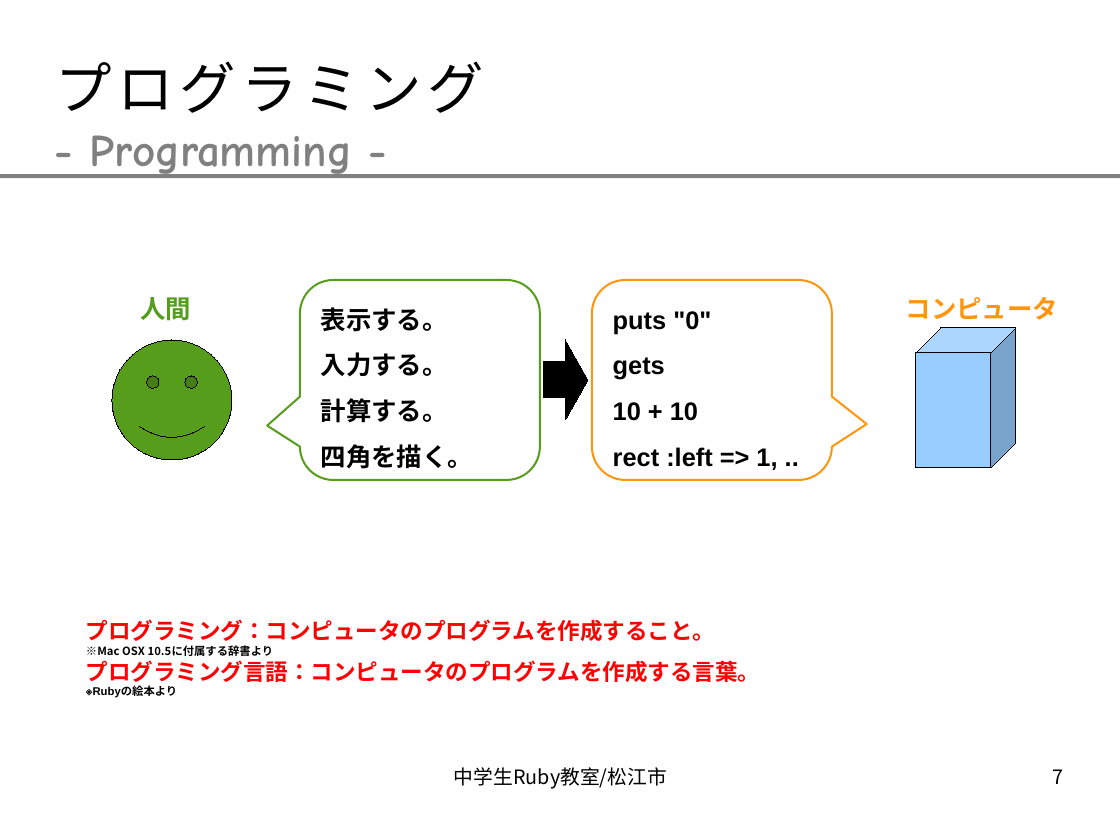
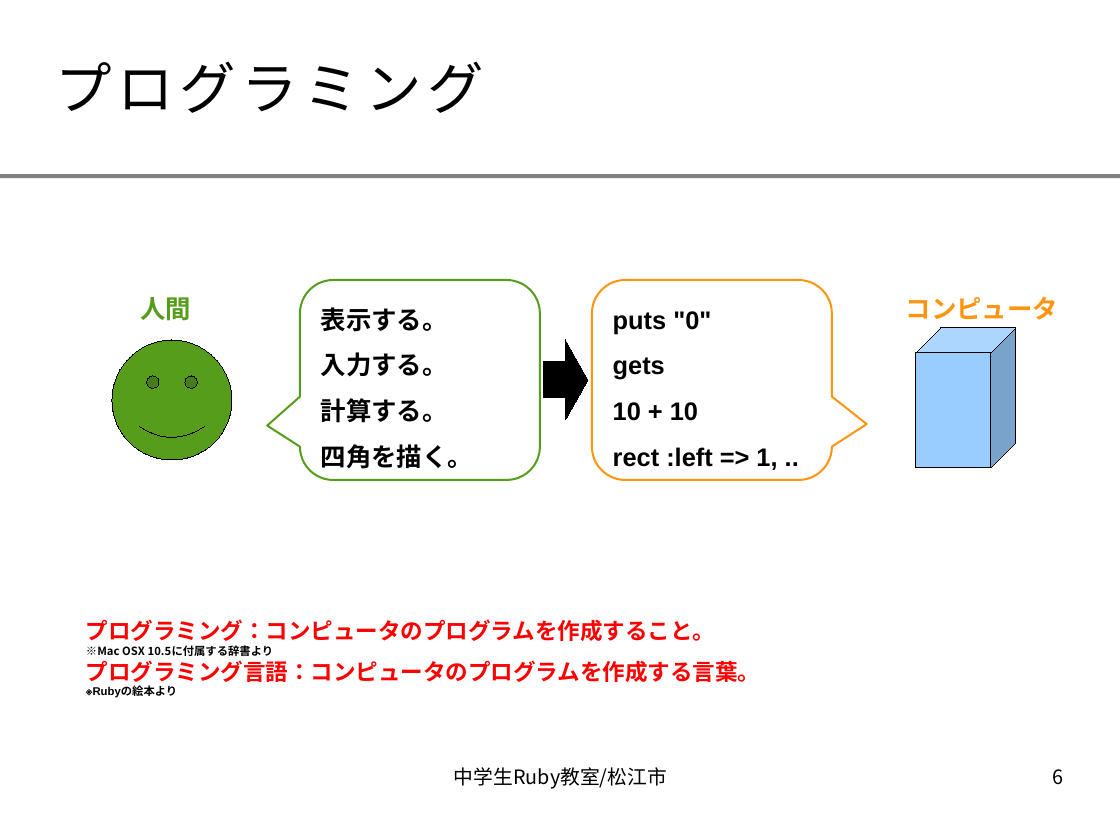
Before and after one commit to smalruby/ruby-school-mjh, a slide deck: slide 6 of mac/doc/text.odp (slide 7 before the commit). Drawn at 1120x840 pixels with LibreOffice and Linux fonts; fonts in the diff are those of the drawing; background and template pictures are left out. Boxes give left, top, right and bottom in pixels: in the first picture for what was removed or moved away, otherwise in the second. Text is boxed around its words. In the diff, an @@ line names an element or a change of style, - is before the commit and + after.

```diff
--- a/mac/doc/text.odp
+++ b/mac/doc/text.odp
@@ text removed at bbox=[90, 135, 353, 178] @@
-- Programming -
@@ page number at bbox=[1053, 769, 1064, 785]: text changed @@
-7
+6
```
Also in this commit, not shown: 9 other slides changed, 9 slides added, 4 slides removed.
